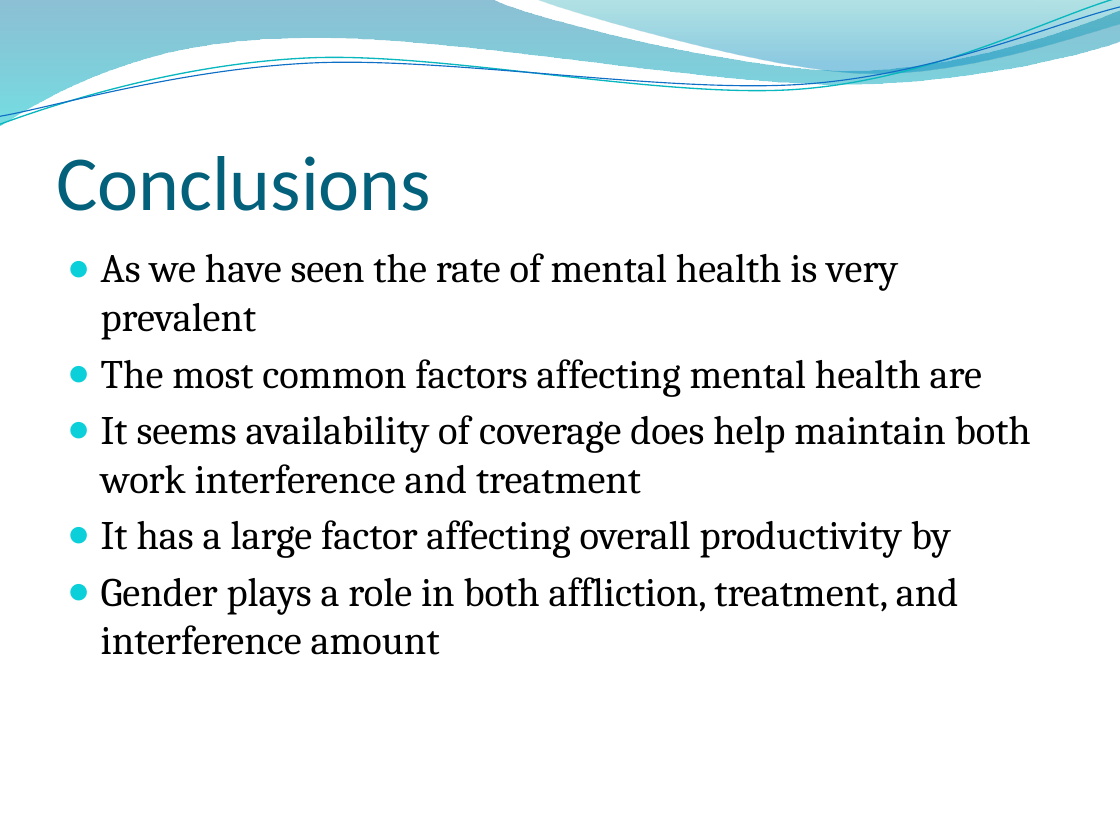
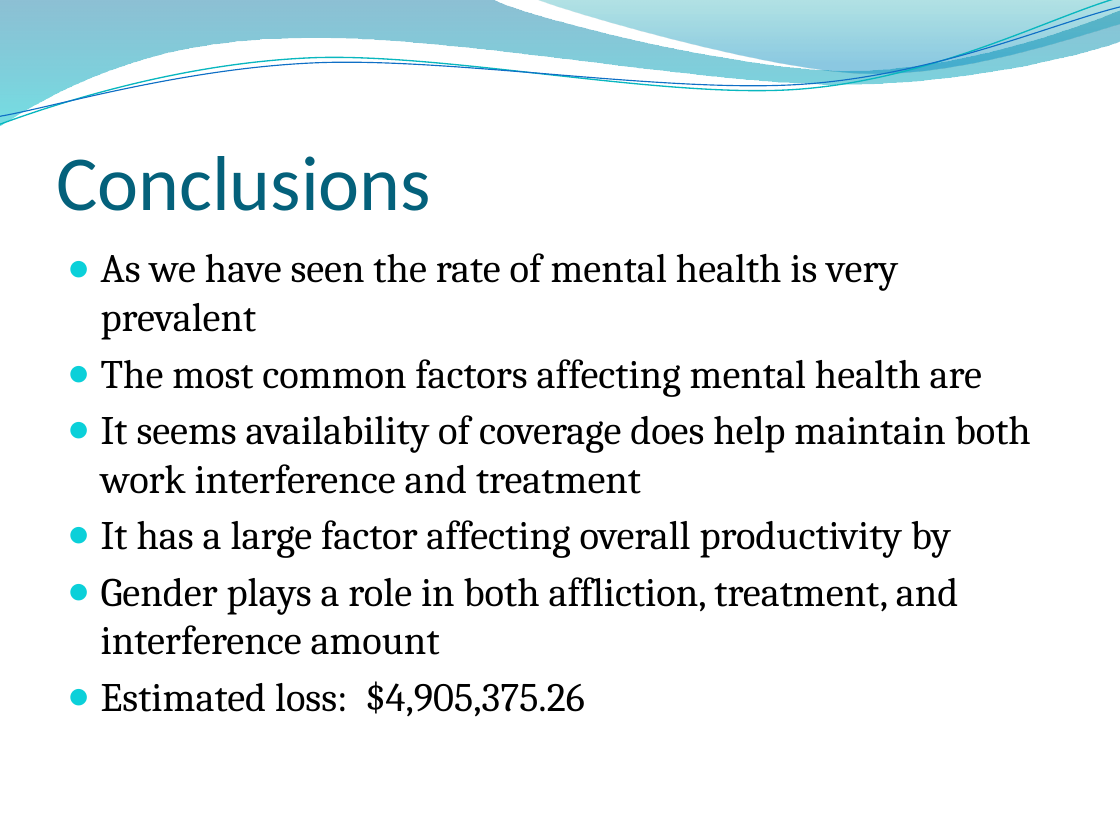
Before and after one commit to jrearth/Psych_and_Tech, a slide deck: slide 14 of Mental Health in Tech pres.pptx (slide 8 before the commit). Drawn at 1120x840 pixels with LibreOffice and Linux fonts; fonts in the diff are those of the drawing; background and template pictures are left out. Boxes give left, top, right and bottom in pixels: in the first picture for what was removed or moved away, otherwise in the second. Text is boxed around its words. In the diff, an @@ line names an element or a change of style, - is before the commit and + after.

```diff
--- a/Mental Health in Tech pres.pptx
+++ b/Mental Health in Tech pres.pptx
@@ text at (101,681,585,717): paragraph added @@
+● Estimated loss: $4,905,375.26
```
Also in this commit, not shown: 8 slides added.
